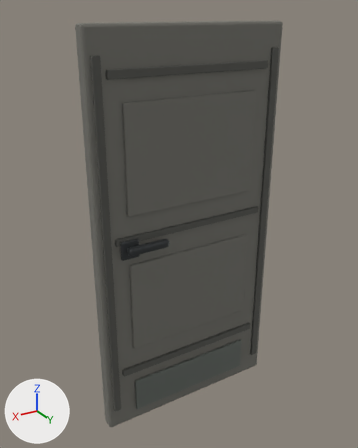
An edit to the Blender file Tools/modelgen/source/interior_door_leaf.blend, drawn before and after from the same camera.
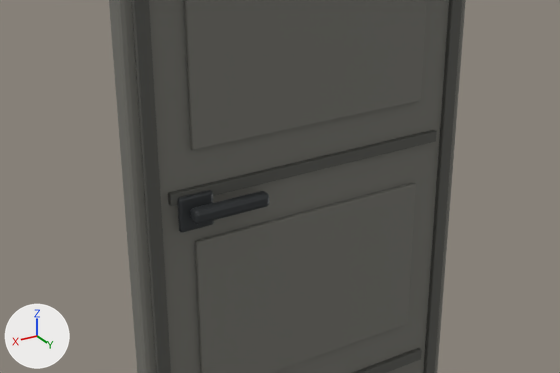
Each version is shown whole from a 50 mm camera at (1.153, 1.842, 1.941) aimed at (0.024, -0.04, 1.0), then close up on the part from 7% to 91% of the width and 31% to 75% of the height. The lights are fixed; the arrows at lower left show +X, +Y and +Z. The older version's two pictures come first.

Objects in the first close-up: 'interior_door_leaf'.
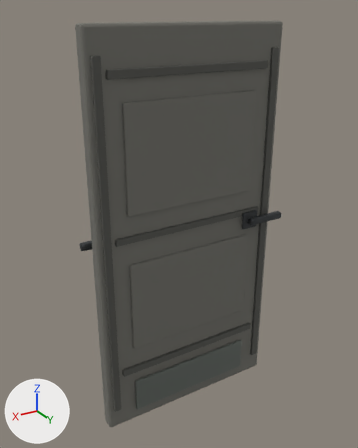
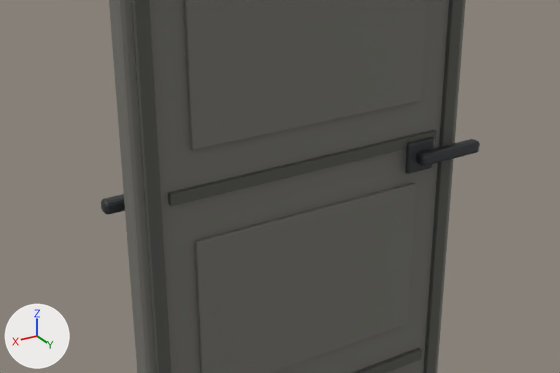
Commit message: added door models

What differs and where, as boxes (x1, y1, x2, y2) in the close-ups (560 x 373 px; the box of a moved part takes in the faces that stretch with it):
```json
{"object": "interior_door_leaf", "change": "reshaped", "before": [109, 0, 466, 373], "after": [101, 0, 480, 373]}
{"part": 1, "of": "me_cube_001", "change": "moved or reshaped", "before": [178, 190, 214, 232], "after": [405, 137, 434, 174]}
{"part": 2, "of": "me_cube_001", "change": "moved or reshaped", "before": [191, 191, 270, 224], "after": [416, 139, 480, 166]}
{"part": 3, "of": "me_cube_001", "change": "added", "after": [101, 194, 125, 214]}
```

The change, as JSON lines over the scene's bpy script:
```json
{"block": "me_cube_001", "where": "# used by ob_interior_door_leaf; location = (0.0, 0.0, 0.0)"}
{"op": "remove", "block": "me_cube_001", "code": "me_cube_001.from_pydata(...)  # 604 vertices, 582 faces; spans x -0.47..0.47, y -0.04..0.09, z 0.0..1.9"}
{"op": "add", "block": "me_cube_001", "code": "me_cube_001.from_pydata(...)  # 1152 vertices, 1110 faces; spans x -0.51..0.51, y -0.1..0.1, z 0.0..1.9"}
{"block": "me_cube_001", "change": "me_cube_001 part 1: the loose piece of 44 vertices spanning x 0.29..0.38, y 0.05..0.06, z 0.94..1.02 is moved by (-0.66, 0.0, 0.0)"}
{"block": "me_cube_001", "change": "me_cube_001 part 2: the loose piece of 56 vertices spanning x 0.15..0.35, y 0.06..0.09, z 0.96..1.0 is moved by (-0.66, 0.0, 0.0)"}
{"block": "me_cube_001", "change": "me_cube_001 part 3: the loose piece of 56 vertices spanning x 0.15..0.35, y 0.06..0.09, z 0.96..1.0 is copied, and the copy is moved by (0.16, -0.15, 0.0); it spans x 0.31..0.51, y -0.1..-0.06, z 0.96..1.0"}
{"block": "me_cube_001", "change": "other edits to the shape of me_cube_001 do not show in these pictures"}
```
